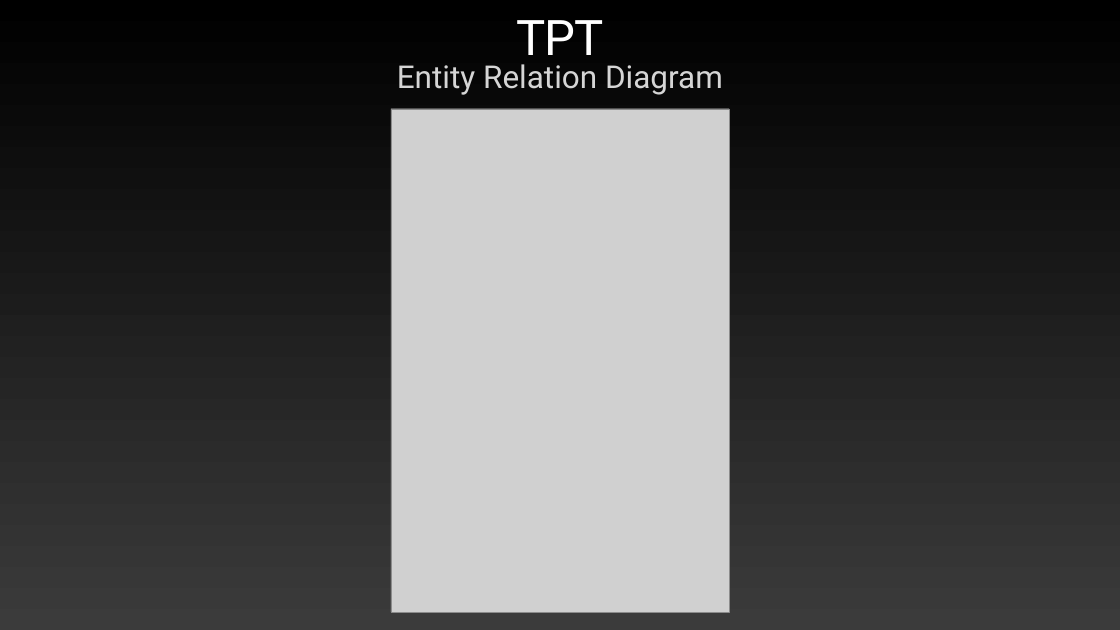
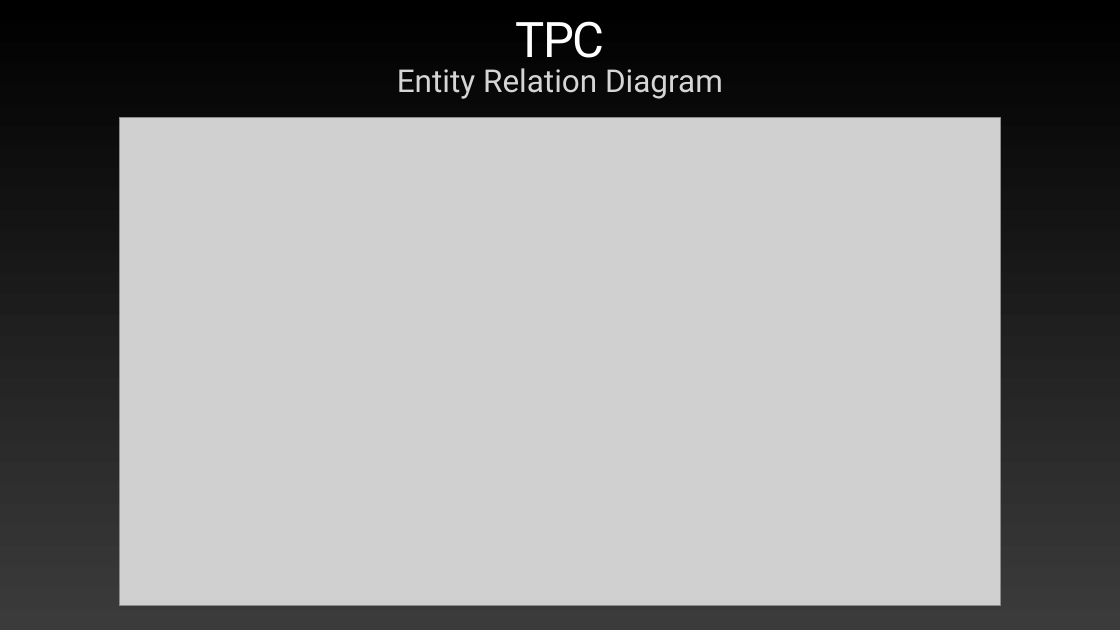
Before and after one commit to ronimizy/SpbDotNet.TPC, a slide deck: slide 21 of Docs/Presentation.pptx (slide 16 before the commit). Drawn at 1120x630 pixels with LibreOffice and Linux fonts; fonts in the diff are those of the drawing; grey boxes stand for pictures. Boxes give left, top, right and bottom in pixels: in the first picture for what was removed or moved away, otherwise in the second. Text is boxed around its words. In the diff, an @@ line names an element or a change of style, - is before the commit and + after.

```diff
--- a/Docs/Presentation.pptx
+++ b/Docs/Presentation.pptx
@@ title at [515,21,604,69]: text changed @@
-TPT
+TPC
@@ text "Entity Relation Diagram": place and size @@
-text "Entity Relation Diagram" at [397,64,723,95]
+text "Entity Relation Diagram" at [397,68,723,99]
@@ picture added at [119,118,1000,605] @@
@@ picture removed at [391,109,729,612] @@
```
Also in this commit, not shown: 9 other slides changed, 26 slides added, 1 slide removed, 9 other files.
